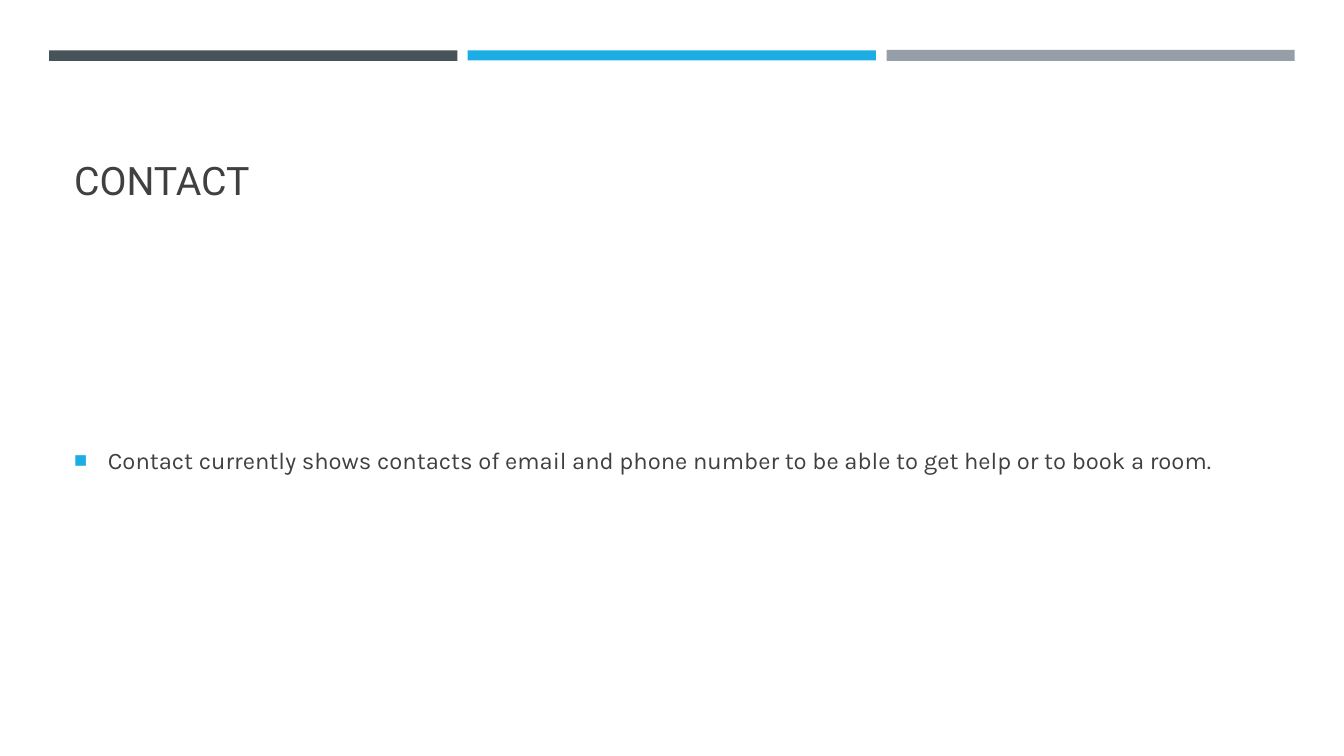
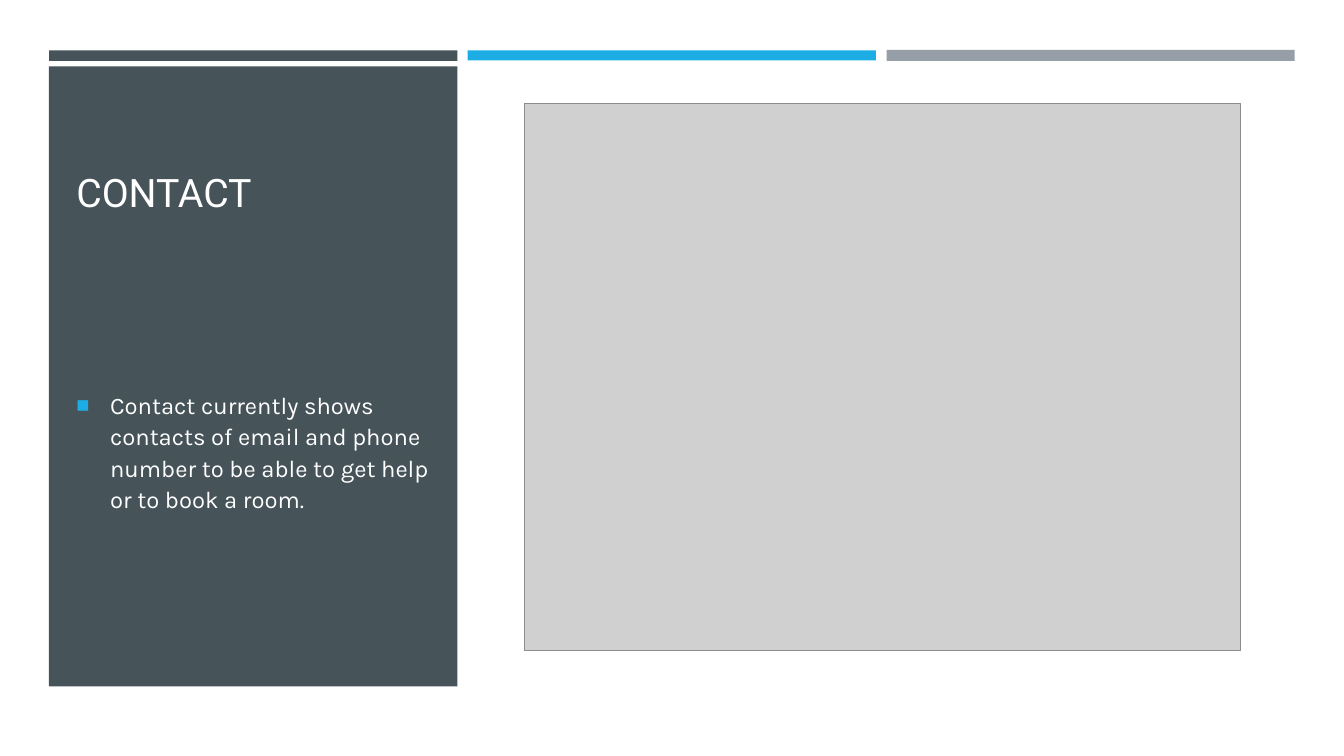
Before and after one commit to KershawK5646/CapstoneProject, a slide deck: slide 14 of Design Docs/Maker Space.pptx (slide 12 before the commit). Drawn at 1344x756 pixels with LibreOffice and Linux fonts; fonts in the diff are those of the drawing; grey boxes stand for pictures. Boxes give left, top, right and bottom in pixels: in the first picture for what was removed or moved away, otherwise in the second. Text is boxed around its words. In the diff, an @@ line names an element or a change of style, - is before the commit and + after.

Commit message:
Update Maker Space.pptx
Maker Space powerpoint now has screenshots

```diff
--- a/Design Docs/Maker Space.pptx
+++ b/Design Docs/Maker Space.pptx
@@ background #FFFFFF to #000000 @@
@@ rectangle added at <box>0,0,1344,756</box>, fill #FFFFFF @@
@@ rectangle added at <box>48,67,457,687</box>, fill #465359 @@
@@ title "CONTACT" at <box>76,178,251,208</box>: text colour #404040 to #FFFFFF @@
@@ picture added at <box>525,103,1241,650</box> @@
@@ text "Contact currently shows contacts of ...": place and size @@
-text "Contact currently shows contacts of ..." at <box>108,452,1211,475</box>
+text "Contact currently shows contacts of ..." at <box>110,397,428,509</box>
@@ text "Contact currently shows contacts of ..." at <box>110,397,428,509</box>: text colour #404040 to #FFFFFF @@
```
Also in this commit, not shown: 11 other slides changed, 3 slides added, 1 slide removed.
